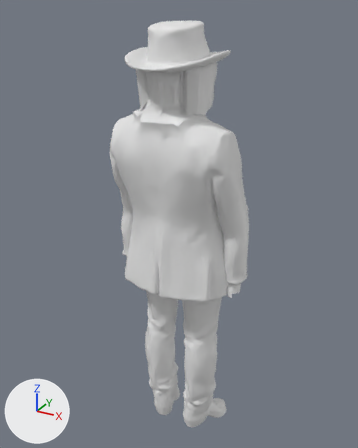
Before and after pictures for a commit that changed the glTF model assets/people/stranger2s.glb.
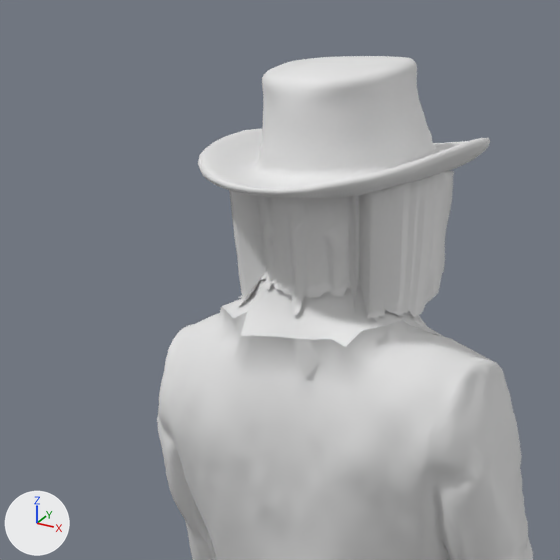
The first picture shows the older version from a camera (50 mm lens) standing at (0.895, -1.649, 1.857) and looking at (-0.026, 0.025, 1.019). The close-ups show the older and then the newer version on the part from 15% to 72% of the width and 0% to 46% of the height of that picture. Only the edits that show in the close-ups are written down. Lighting does not change. The marker at lower left points along +X, +Y and +Z.

The first close-up shows 'body_hair', 'body_head', 'body_skin'.
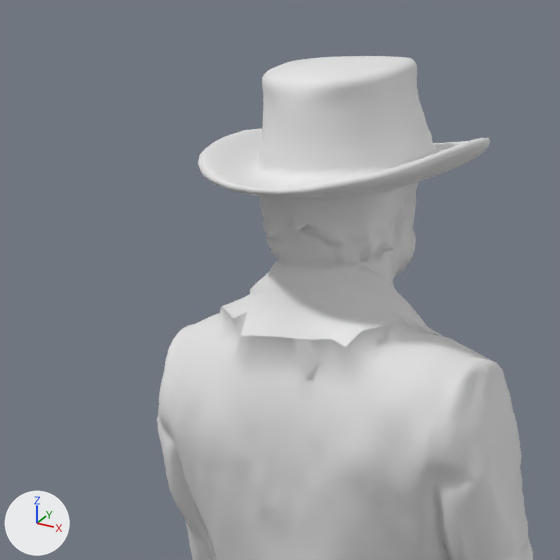
The change, as a diff of the scene's bpy script:
```diff
--- a/assets/people/stranger2s.glb.py
+++ b/assets/people/stranger2s.glb.py
@@ ob_body_hair @@
-ob_body_hair = bpy.data.objects.new('body_hair', me_body_hair)
-ob_body_hair.location = (0.0, 0.0, 0.0)
```

What differs and where, as boxes [x1, y1, x2, y2] in the close-ups (560 x 560 px):
'body_hair', deleted: before [229, 171, 454, 321]
